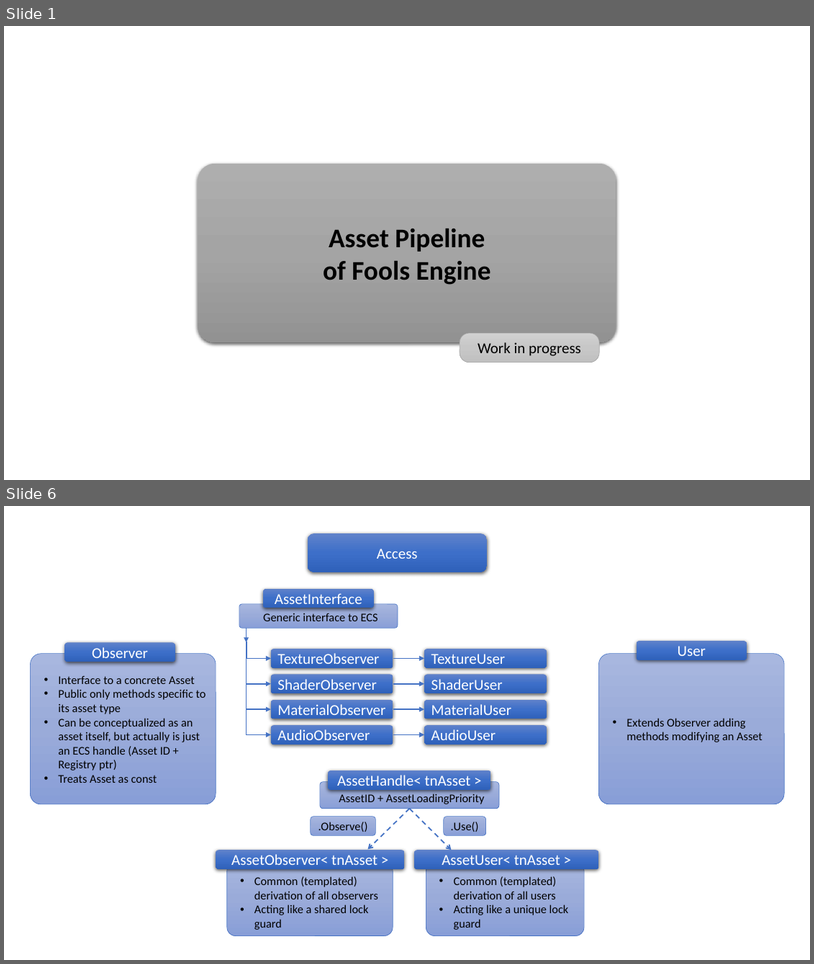
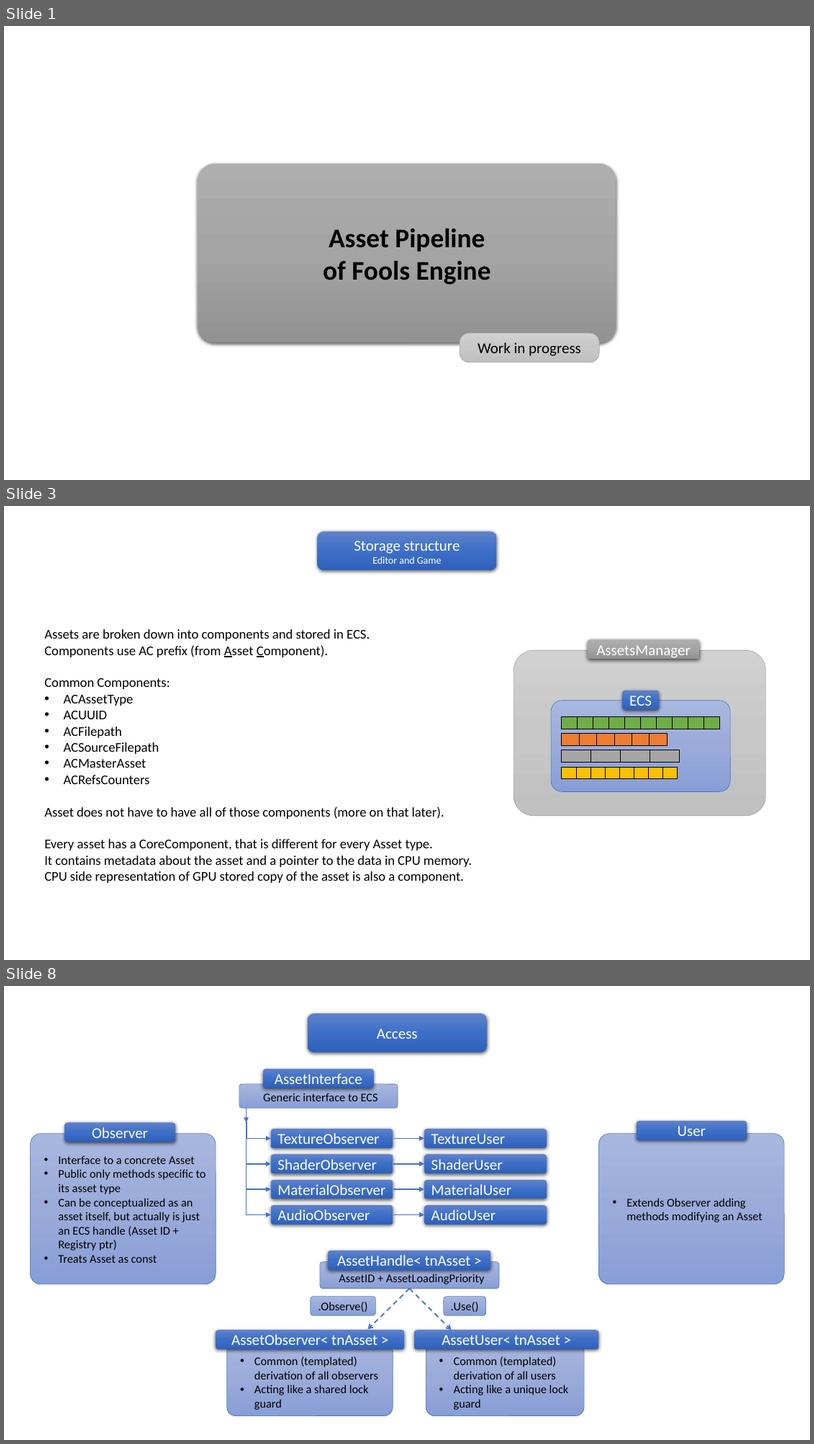
Before and after one commit to pawel-kaleta/FoolsEngine, a slide deck: Documentation/Asset Pipeline.pptx. Shown one above the other, each under a label of ours: slides 1 and 6 before the commit, slides 1, 3 and 8 after it; the slides between them are not shown. The pictures are 814x964 and 814x1444 pixels, drawn with LibreOffice and Linux fonts; fonts in the diff are those of the drawing. Boxes give left, top, right and bottom in pixels: in the first picture for what was removed or moved away, otherwise in the second. Text is boxed around its words. In the diff, an @@ line names an element or a change of style, - is before the commit and + after.

```diff
--- a/Documentation/Asset Pipeline.pptx
+++ b/Documentation/Asset Pipeline.pptx
@@ slide 3 added at (4,506,810,960), background #FFFFFF @@
@@ rounded rectangle added at (317,531,497,570), fill gradient #6183CB to #3E70CA to #3062BB, 18 pt, text #FFFFFF @@
+Storage structure
+Editor and Game
@@ text added at (44,629,472,883), 16 pt, text #000000 @@
+Assets are broken down into components and stored in ECS.
+Components use AC prefix (from Asset Component).
+Common Components:
+• ACAssetType
+• ACUUID
+• ACFilepath
+• ACSourceFilepath
+• ACMasterAsset
+• ACRefsCounters
+Asset does not have to have all of those components (more on that later).
+Every asset has a CoreComponent, that is different for every Asset type.
+It contains metadata about the asset and a pointer to the data in CPU memory.
+CPU side representation of GPU stored copy of the asset is also a component.
@@ rounded rectangle added at (514,650,766,815), fill gradient #D2D2D2 to #C8C8C8 to #C0C0C0, outline #A5A5A5 0.5 pt @@
@@ rounded rectangle added at (588,640,700,659), fill gradient #AFAFAF to #A5A5A5 to #939393, 18 pt, text #FFFFFF @@
+AssetsManager
@@ rounded rectangle added at (623,690,659,709), fill gradient #6183CB to #3E70CA to #3062BB, 18 pt, text #FFFFFF @@
+ECS
@@ rounded rectangle added at (551,700,731,792), fill gradient #A8B7DF to #9AABD9 to #889ED7, outline #4472C4 0.5 pt @@
@@ table added at (563,716,720,728), 1 rows, 10 columns @@
+ |  |  |  |  |  |  |  |  | 
@@ table added at (563,734,668,746), 1 rows, 6 columns @@
+ |  |  |  |  | 
@@ table added at (563,750,681,762), 1 rows, 4 columns @@
+ |  |  | 
@@ table added at (563,767,674,779), 1 rows, 8 columns @@
+ |  |  |  |  |  |  | 
@@ what was slide 6 is now slide 8 @@
```
Also in this commit, not shown: 4 slides changed, 1 other slide added, 12 other files.
